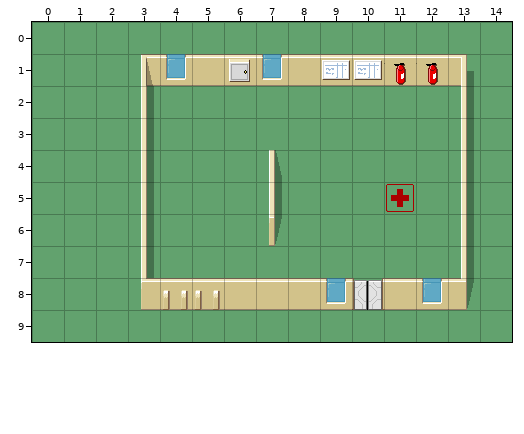
Tiled map -- data/levels/tutorial3.tmx. The picture above is the old version.
Cells are 32x32 px. Shown: x 0..14, y 0..9.
New version:
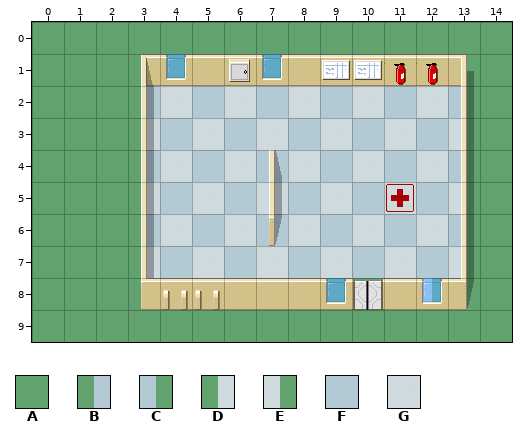
Key: from "hospital_256": A 4, B 12, C 13, D 20, E 21, F 30, G 31.
_ is an empty cell.
Changes in this commit:
Layer "floor":
Tile B replaces tile A in row 2 at x 3; in row 4 at x 3; in row 6 at x 3.
Tile C replaces tile A in row 2 at x 13; in row 4 at x 13; in row 6 at x 13.
Tile D replaces tile A in row 3 at x 3; in row 5 at x 3; in row 7 at x 3.
Tile E replaces tile A in row 3 at x 13; in row 5 at x 13; in row 7 at x 13; in row 8 at x 12.
Tile F replaces tile A in row 2 at x 5, 7, 9 and 11; in row 3 at x 4, 6, 8, 10 and 12; in row 4 at x 5, 7, 9 and 11; in row 5 at x 4, 6, 8, 10 and 12; in row 6 at x 5, 7, 9 and 11; in row 7 at x 4, 6, 8, 10 and 12.
Tile G replaces tile A in row 2 at x 4, 6, 8, 10 and 12; in row 3 at x 5, 7, 9 and 11; in row 4 at x 4, 6, 8, 10 and 12; in row 5 at x 5, 7, 9 and 11; in row 6 at x 4, 6, 8, 10 and 12; in row 7 at x 5, 7, 9 and 11.
Boxes around the changes in both pictures, in picture pixels (x1, y1, x2, y2):
changed: (147, 86, 461, 302)
